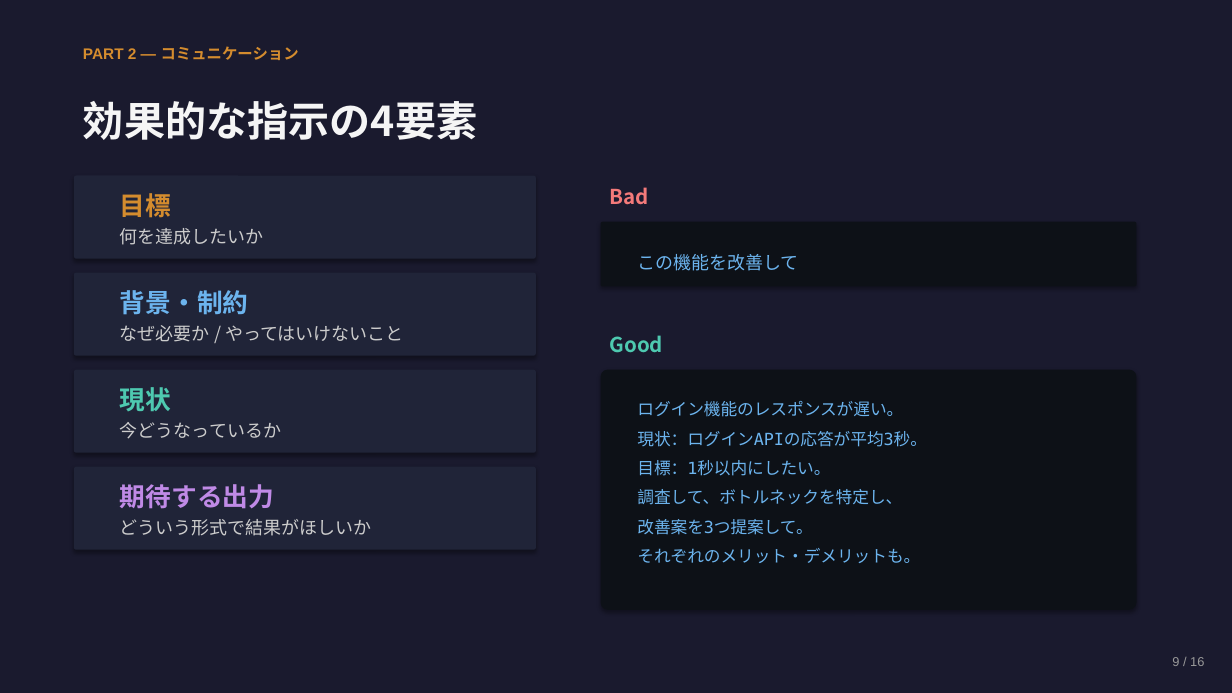
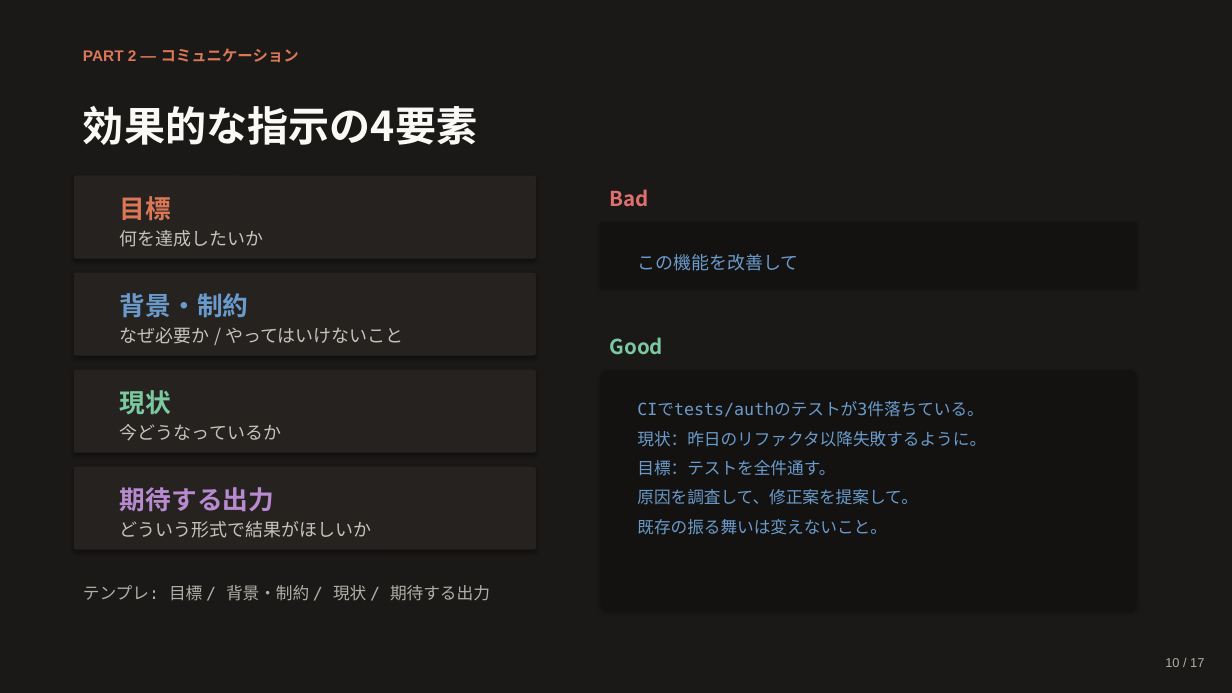
Before and after one commit to Ischca/zenn, a slide deck: slide 10 of slides/session1.pptx (slide 9 before the commit). Drawn at 1232x693 pixels with LibreOffice and Linux fonts; fonts in the diff are those of the drawing. Boxes give left, top, right and bottom in pixels: in the first picture for what was removed or moved away, otherwise in the second. Text is boxed around its words. In the diff, an @@ line names an element or a change of style, - is before the commit and + after.

```diff
--- a/slides/session1.pptx
+++ b/slides/session1.pptx
@@ background #1A1A2E to #1B1918 @@
@@ text "PART 2 — コミュニケーション" at [83, 48, 299, 62]: text colour #D48C2E to #D97757; line spacing 16.8pt to 18pt @@
@@ text "効果的な指示の4要素" at [83, 106, 477, 145]: text colour #F5F5F5 to #FAF9F5; line spacing 44.8pt to 48pt @@
@@ text "Bad" at [610, 189, 649, 207]: text colour #F47A7A to #E07070; line spacing 22.4pt to 24pt @@
@@ text "目標" at [120, 196, 171, 220]: text colour #D48C2E to #D97757; line spacing 28pt to 30pt @@
@@ rounded rectangle at [601, 222, 1137, 287]: fill #0D1117 to #141210 @@
@@ text "この機能を改善して" at [637, 254, 798, 271]: text colour #6CB4EE to #6A9BCC @@
@@ text "背景・制約" at [120, 293, 248, 318]: text colour #6CB4EE to #6A9BCC; line spacing 28pt to 30pt @@
@@ text "Good" at [610, 337, 663, 355]: text colour #4EC9B0 to #7BC9A0; line spacing 22.4pt to 24pt @@
@@ text "現状" at [120, 390, 171, 415]: text colour #4EC9B0 to #7BC9A0; line spacing 28pt to 30pt @@
@@ rounded rectangle at [601, 370, 1137, 610]: fill #0D1117 to #141210 @@
@@ text at [637, 401, 986, 535]: text changed; text colour #6CB4EE to #6A9BCC @@
-ログイン機能のレスポンスが遅い。
-現状：ログインAPIの応答が平均3秒。
-目標：1秒以内にしたい。
-調査して、ボトルネックを特定し、
-改善案を3つ提案して。
-それぞれのメリット・デメリットも。
+CIでtests/authのテストが3件落ちている。
+現状：昨日のリファクタ以降失敗するように。
+目標：テストを全件通す。
+原因を調査して、修正案を提案して。
+既存の振る舞いは変えないこと。
@@ fill #202438 to #252220 in 4 elements at [74, 176, 536, 259], [74, 273, 536, 356], [74, 370, 536, 453], [74, 467, 536, 550] @@
@@ text "期待する出力" at [120, 487, 274, 512]: text colour #C08AE6 to #B88AD0; line spacing 28pt to 30pt @@
@@ text colour #CCCCCC to #C5C3BB; line spacing 19.6pt to 21pt in 4 elements at [120, 230, 264, 247], [120, 327, 404, 344], [120, 424, 281, 441], [120, 521, 372, 538] @@
@@ text added at [83, 585, 490, 601], 13 pt, text #B0AEA5 @@
+テンプレ: 目標 / 背景・制約 / 現状 / 期待する出力
@@ text at [1165, 658, 1204, 667]: text changed; text colour #999999 to #B0AEA5 @@
-9 / 16
+10 / 17
```
Also in this commit, not shown: 15 other slides changed, 1 slide added, 1 other file.
